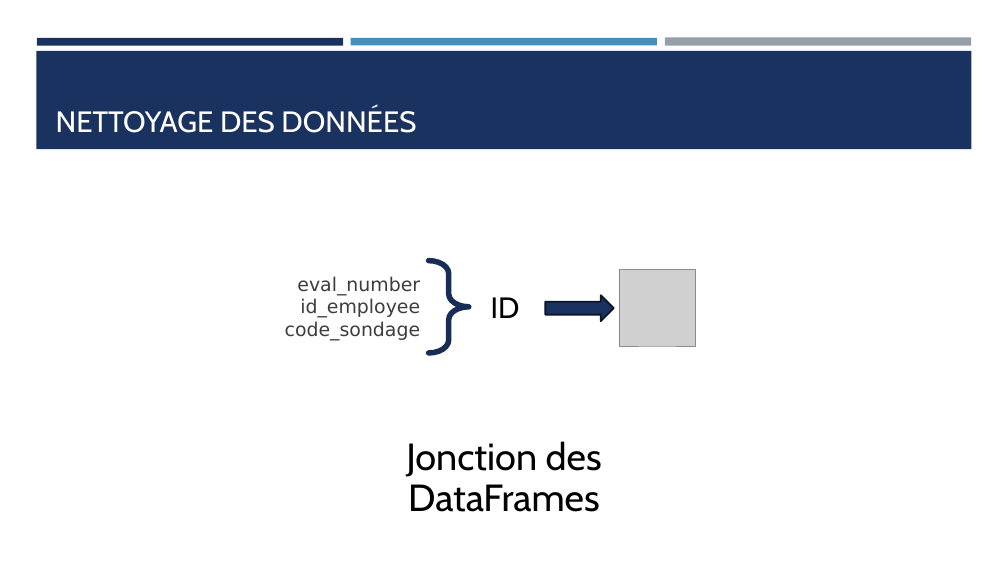
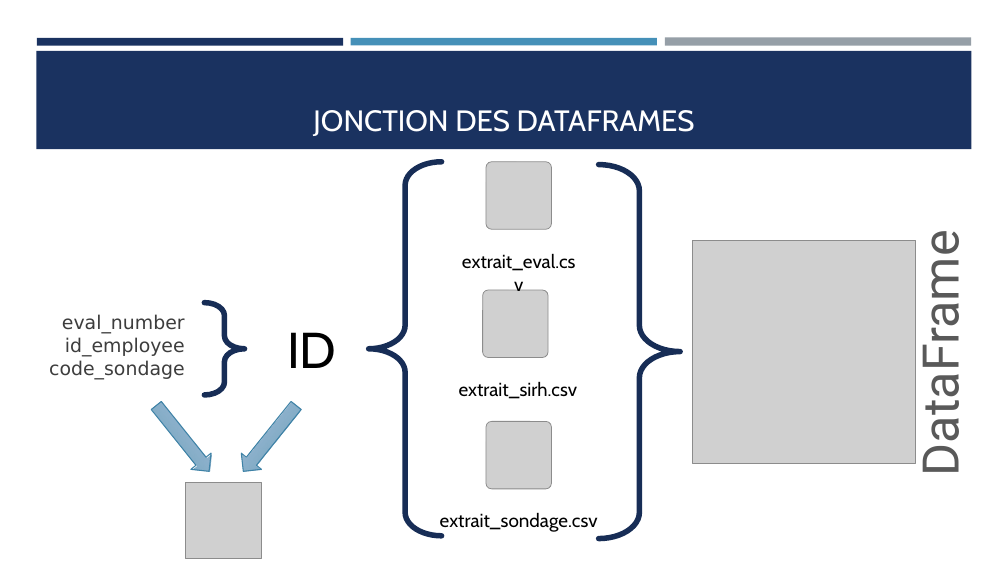
Before and after one commit to Ace4teaM/OCR-NovaTech, a slide deck: slide 9 of Presentation.pptx (slide 5 before the commit). Drawn at 1008x567 pixels with LibreOffice and Linux fonts; fonts in the diff are those of the drawing; grey boxes stand for pictures. Boxes give left, top, right and bottom in pixels: in the first picture for what was removed or moved away, otherwise in the second. Text is boxed around its words. In the diff, an @@ line names an element or a change of style, - is before the commit and + after.

```diff
--- a/Presentation.pptx
+++ b/Presentation.pptx
@@ title at (x1=313, y1=110, x2=695, y2=136): text changed @@
-NETTOYAGE DES DONNÉES
+JONCTION DES DATAFRAMES
@@ right brace added at (x1=369, y1=162, x2=442, y2=536), outline #172D56 5.25 pt @@
@@ picture added at (x1=486, y1=162, x2=552, y2=229) @@
@@ right brace added at (x1=599, y1=165, x2=681, y2=539), outline #172D56 5.25 pt @@
@@ text added at (x1=459, y1=253, x2=578, y2=399), 18 pt, text #000000 @@
+extrait_eval.csv
@@ picture added at (x1=693, y1=240, x2=916, y2=463) @@
@@ text added at (x1=906, y1=254, x2=972, y2=468), 48 pt, text #595959 @@
+DataFrame
@@ picture added at (x1=482, y1=290, x2=548, y2=358) @@
@@ right arrow removed at (x1=545, y1=296, x2=613, y2=321) @@
@@ text "eval_number id_employee code_sondage" moved from (x1=285, y1=276, x2=420, y2=341) to (x1=49, y1=314, x2=185, y2=380) @@
@@ right brace moved from (x1=429, y1=261, x2=469, y2=353) to (x1=204, y1=302, x2=244, y2=395) @@
@@ text "ID" moved from (x1=491, y1=297, x2=520, y2=318) to (x1=287, y1=332, x2=336, y2=368) @@
@@ text "ID" at (x1=287, y1=332, x2=336, y2=368): size 28 to 48 pt; alignment left to centre @@
@@ text added at (x1=440, y1=381, x2=598, y2=532), 18 pt, text #000000 @@
+extrait_sirh.csv
@@ right arrow added at (x1=146, y1=398, x2=220, y2=480), fill gradient #A2BDD2 to #6399BC, outline #3E82A6 1 pt @@
@@ right arrow added at (x1=233, y1=398, x2=306, y2=480), fill gradient #A2BDD2 to #6399BC, outline #3E82A6 1 pt @@
@@ text removed at (x1=406, y1=441, x2=602, y2=512) @@
-Jonction des DataFrames
@@ picture added at (x1=486, y1=421, x2=552, y2=488) @@
@@ picture moved from (x1=619, y1=270, x2=696, y2=346) to (x1=185, y1=482, x2=262, y2=559) @@
@@ text added at (x1=440, y1=512, x2=598, y2=532), 18 pt, text #000000 @@
+extrait_sondage.csv
```
Also in this commit, not shown: 16 other slides changed, 12 slides added, 3 slides removed, 2 other files.
